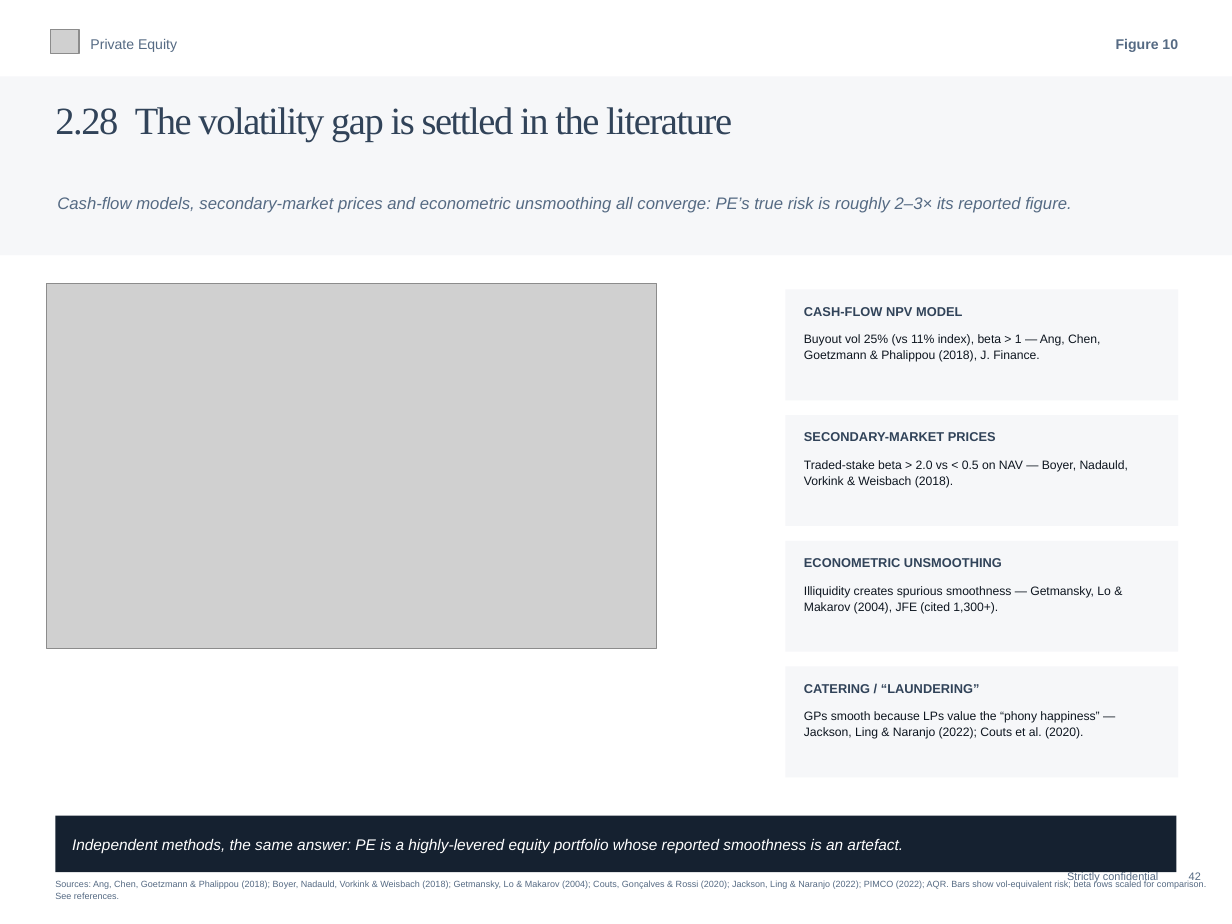
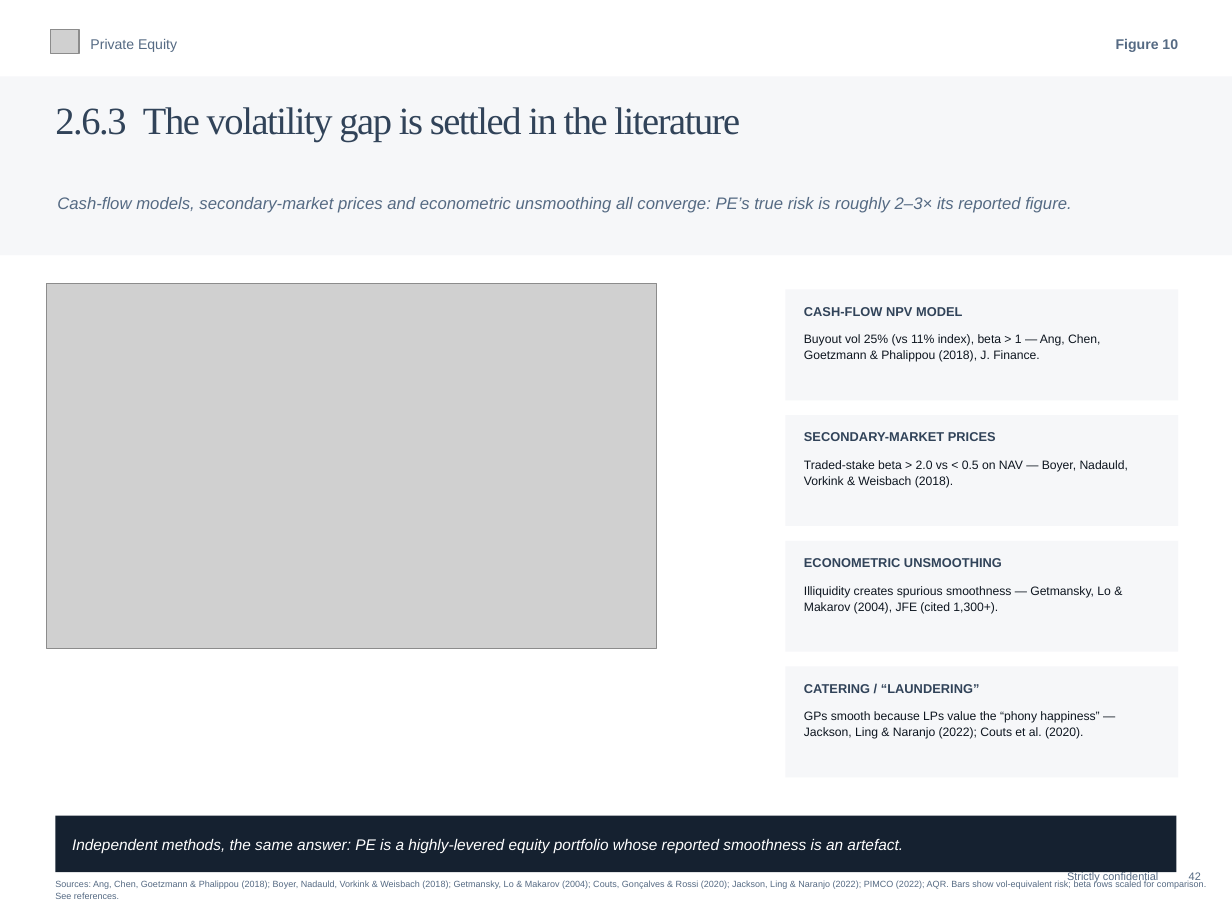
Before and after one commit to charette-lab/Claude, a slide deck: slide 45 of Athanase_Engaged_Ownership_Allocator_Deck.pptx. Drawn at 1232x924 pixels with LibreOffice and Linux fonts; fonts in the diff are those of the drawing; grey boxes stand for pictures. Boxes give left, top, right and bottom in pixels: in the first picture for what was removed or moved away, otherwise in the second. Text is boxed around its words. In the diff, an @@ line names an element or a change of style, - is before the commit and + after.

```diff
--- a/Athanase_Engaged_Ownership_Allocator_Deck.pptx
+++ b/Athanase_Engaged_Ownership_Allocator_Deck.pptx
@@ text at (55,107,740,142): text changed @@
-2.28 The volatility gap is settled in the literature
+2.6.3 The volatility gap is settled in the literature
```
Also in this commit, not shown: 32 other slides changed, 1 other file.
